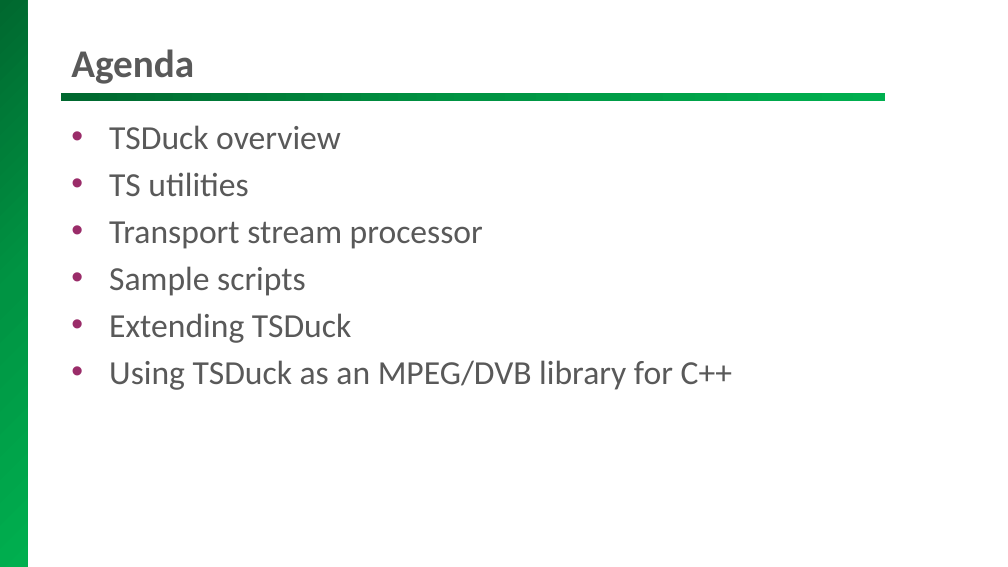
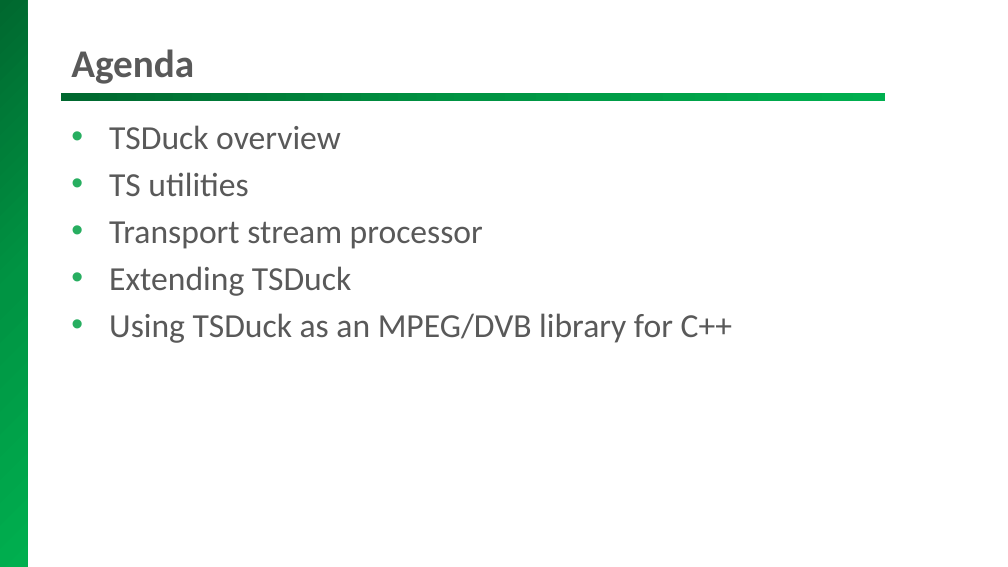
Before and after one commit to tsduck/tsduck, a slide deck: slide 2 of doc/tsduck-presentation.pptx. Drawn at 1008x567 pixels with LibreOffice and Linux fonts; fonts in the diff are those of the drawing; background and template pictures are left out. Boxes give left, top, right and bottom in pixels: in the first picture for what was removed or moved away, otherwise in the second. Text is boxed around its words. In the diff, an @@ line names an element or a change of style, - is before the commit and + after.

```diff
--- a/doc/tsduck-presentation.pptx
+++ b/doc/tsduck-presentation.pptx
@@ text "TSDuck overview" at (x1=109, y1=125, x2=733, y2=343): bullet colour #9A2C69 to #27AE60 @@
@@ text at (x1=109, y1=266, x2=306, y2=296): paragraph removed @@
-• Sample scripts
```
Also in this commit, not shown: 14 other slides changed, 13 slides added, 1 other file.
